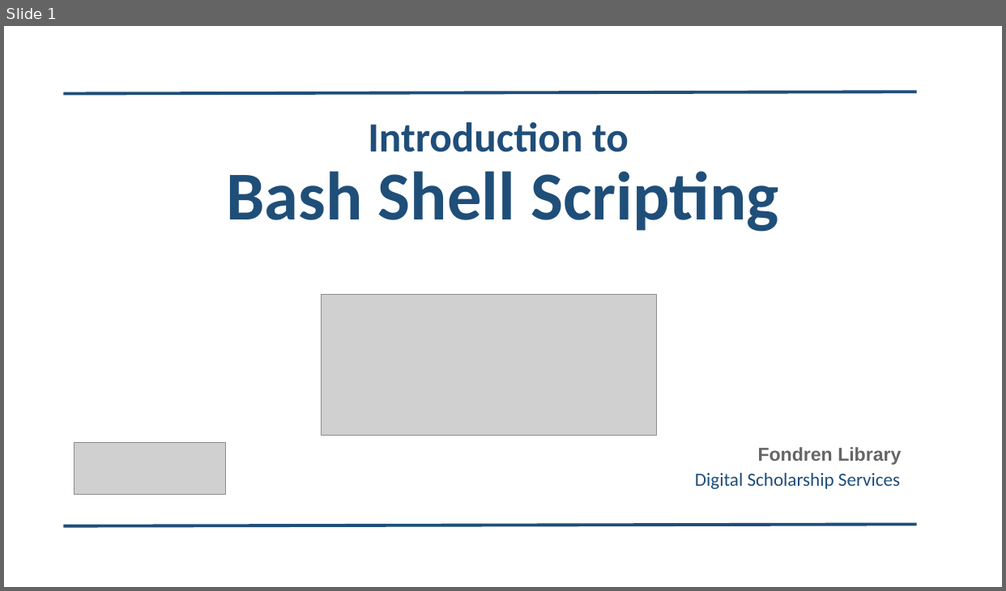
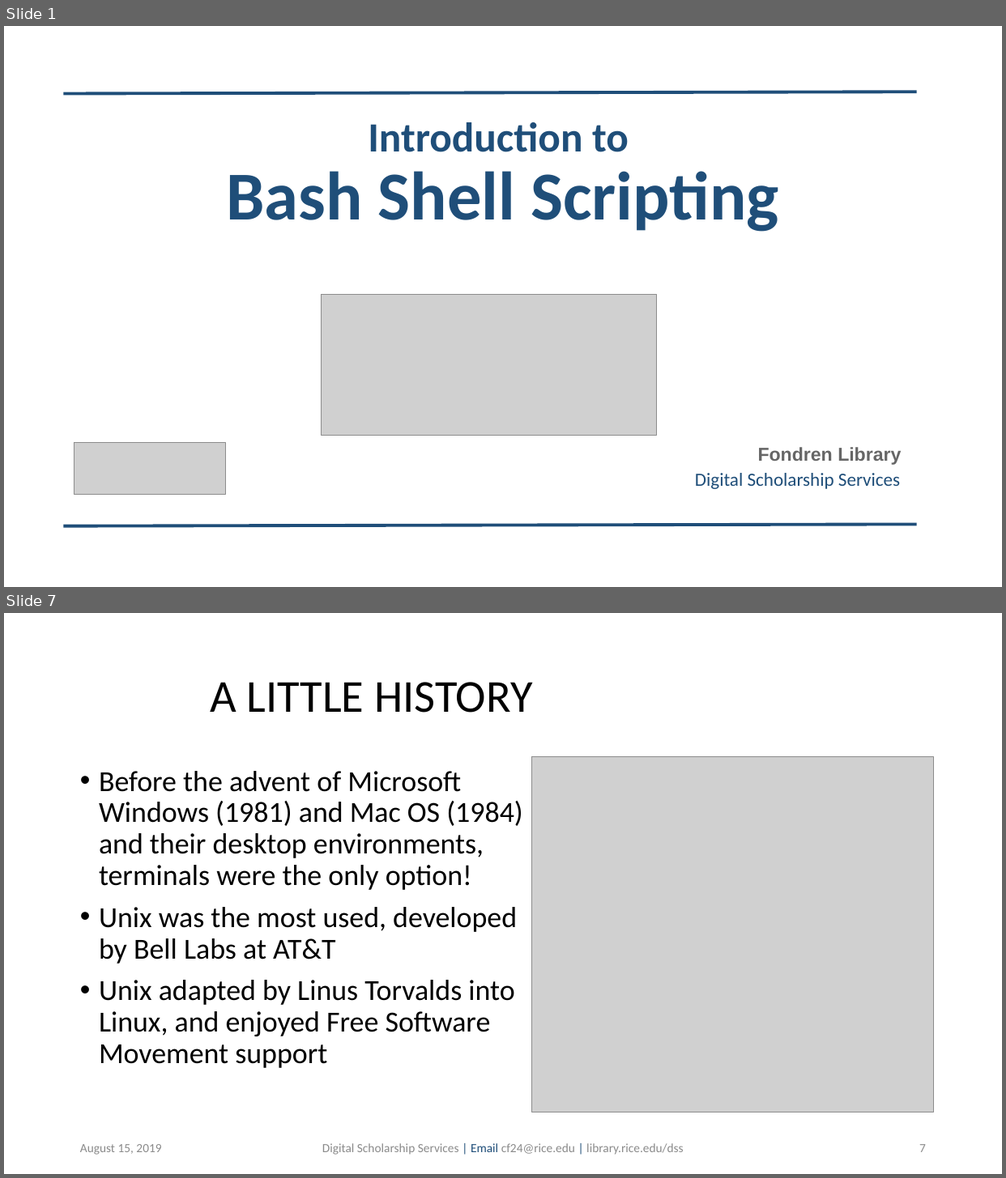
Before and after one commit to bakitybacon/rice-data-and-donuts, a slide deck: bash/Introduction to Bash.pptx. Shown one above the other, each under a label of ours: slide 1 before the commit, slides 1 and 7 after it; the slides between them are not shown. The pictures are 1006x591 and 1006x1178 pixels, drawn with LibreOffice and Linux fonts; fonts in the diff are those of the drawing; grey boxes stand for pictures; background and template pictures are left out. Boxes give left, top, right and bottom in pixels: in the first picture for what was removed or moved away, otherwise in the second. Text is boxed around its words. In the diff, an @@ line names an element or a change of style, - is before the commit and + after.

```diff
--- a/bash/Introduction to Bash.pptx
+++ b/bash/Introduction to Bash.pptx
@@ slide 7 added at (x1=4, y1=613, x2=1002, y2=1174), background #FFFFFF @@
@@ title added at (x1=210, y1=682, x2=533, y2=713), 44 pt, text #000000 @@
+A LITTLE HISTORY
@@ picture added at (x1=532, y1=756, x2=933, y2=1113) @@
@@ text added at (x1=99, y1=771, x2=523, y2=1068), 28 pt, text #000000 @@
+• Before the advent of Microsoft Windows (1981) and Mac OS (1984) and their desktop environments, terminals were the only option!
+• Unix was the most used, developed by Bell Labs at AT&T
+• Unix adapted by Linus Torvalds into Linux, and enjoyed Free Software Movement support
@@ text added at (x1=80, y1=1144, x2=161, y2=1155), 12 pt, text #8C8C8C @@
+August 15, 2019
@@ text added at (x1=322, y1=1144, x2=683, y2=1155), 12 pt, text #8C8C8C @@
+Digital Scholarship Services | Email cf24@rice.edu | library.rice.edu/dss
@@ page number added at (x1=919, y1=1144, x2=926, y2=1152), 12 pt, text #8C8C8C @@
+7
```
Also in this commit, not shown: 1 slide changed, 41 other slides added.
